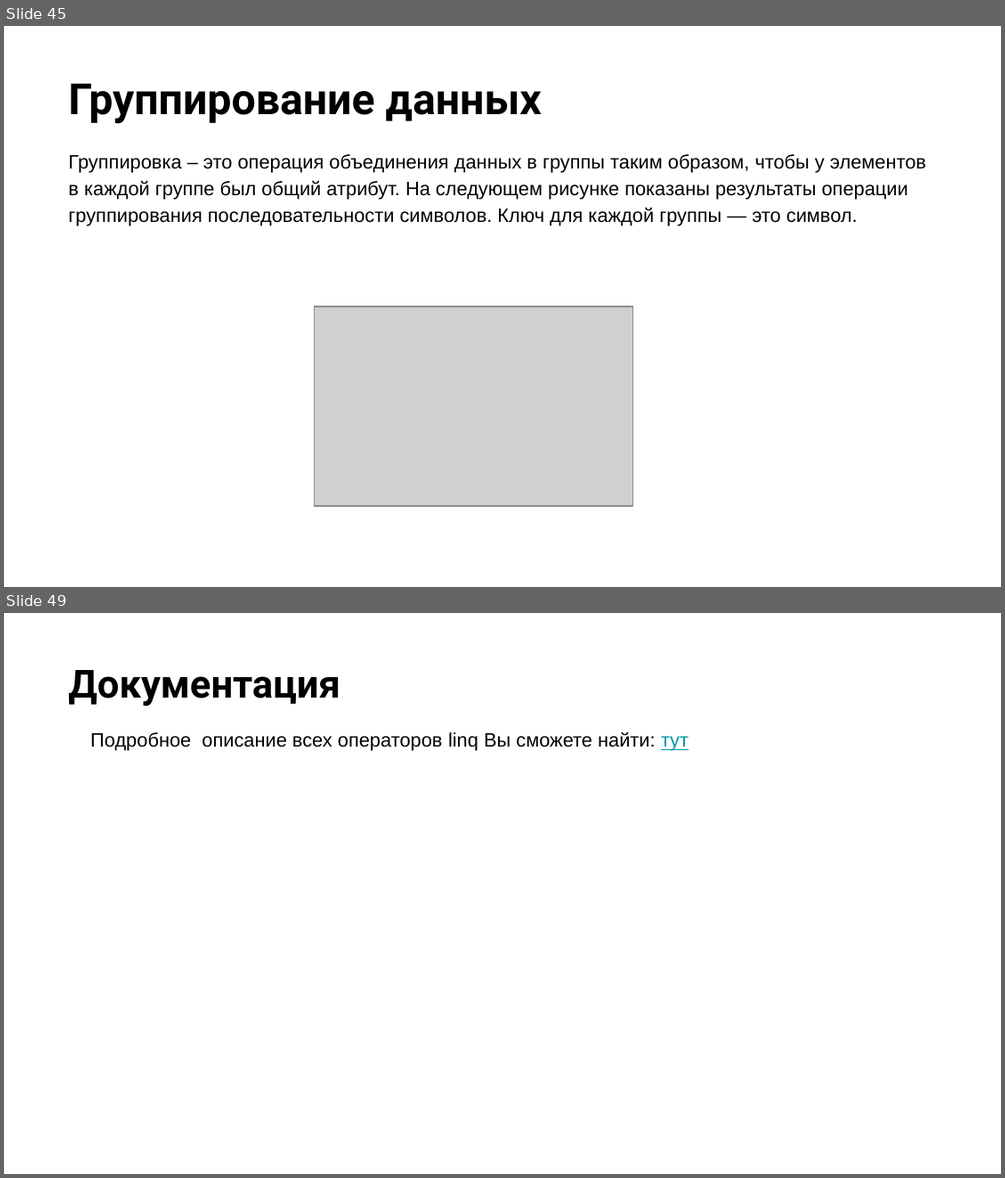
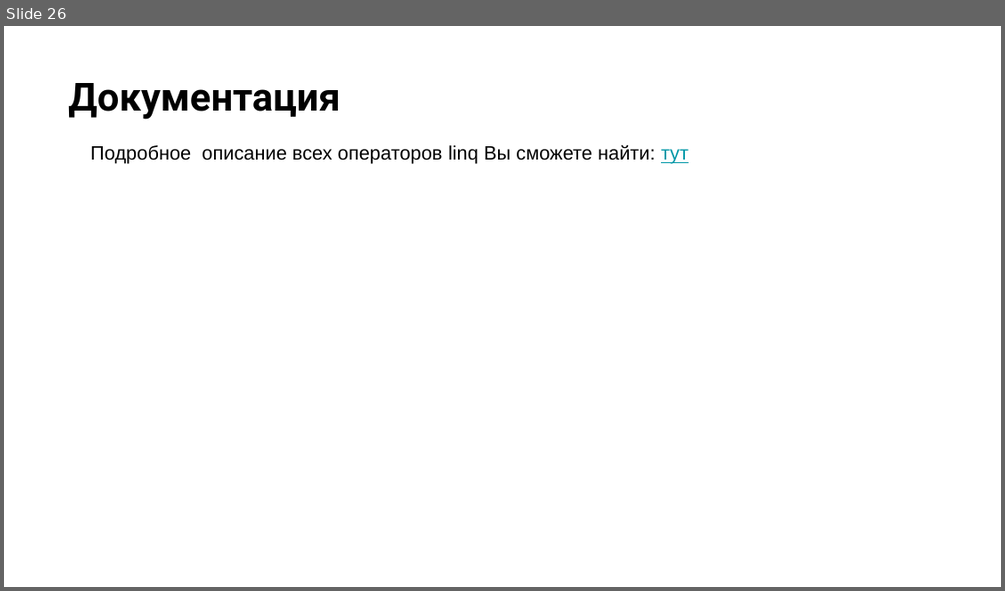
Before and after one commit to NilovPavel/OOP, a slide deck: ООП.pptx. Shown one above the other, each under a label of ours: slides 45 and 49 before the commit, slide 26 after it; the slides between them are not shown. The pictures are 1005x1178 and 1005x591 pixels, drawn with LibreOffice and Linux fonts; fonts in the diff are those of the drawing; grey boxes stand for pictures; background and template pictures are left out. Boxes give left, top, right and bottom in pixels: in the first picture for what was removed or moved away, otherwise in the second. Text is boxed around its words. In the diff, an @@ line names an element or a change of style, - is before the commit and + after.

```diff
--- a/ООП.pptx
+++ b/ООП.pptx
@@ slide 45 removed at (4, 26, 1001, 587), background picture (left out) @@
@@ title removed at (68, 83, 542, 124) @@
-Группирование данных
@@ text removed at (68, 154, 926, 226) @@
-Группировка – это операция объединения данных в группы таким образом, чтобы у элементов в каждой группе был общий атрибут. На следующем рисунке показаны результаты операции группирования последовательности символов. Ключ для каждой группы — это символ.
@@ picture removed at (314, 306, 633, 506) @@
@@ what was slide 49 is now slide 26 @@
```
Also in this commit, not shown: 4 slides changed, 5 slides added, 27 other slides removed, 7 other files.
